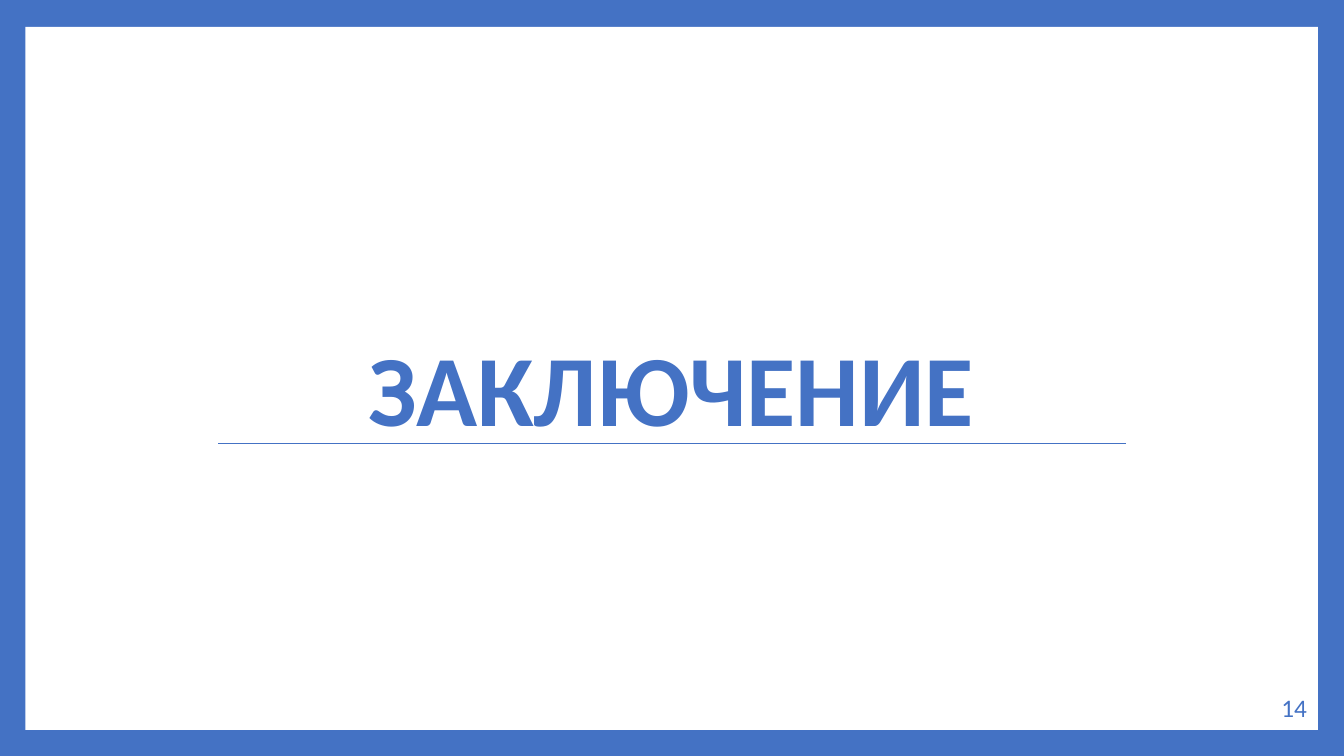
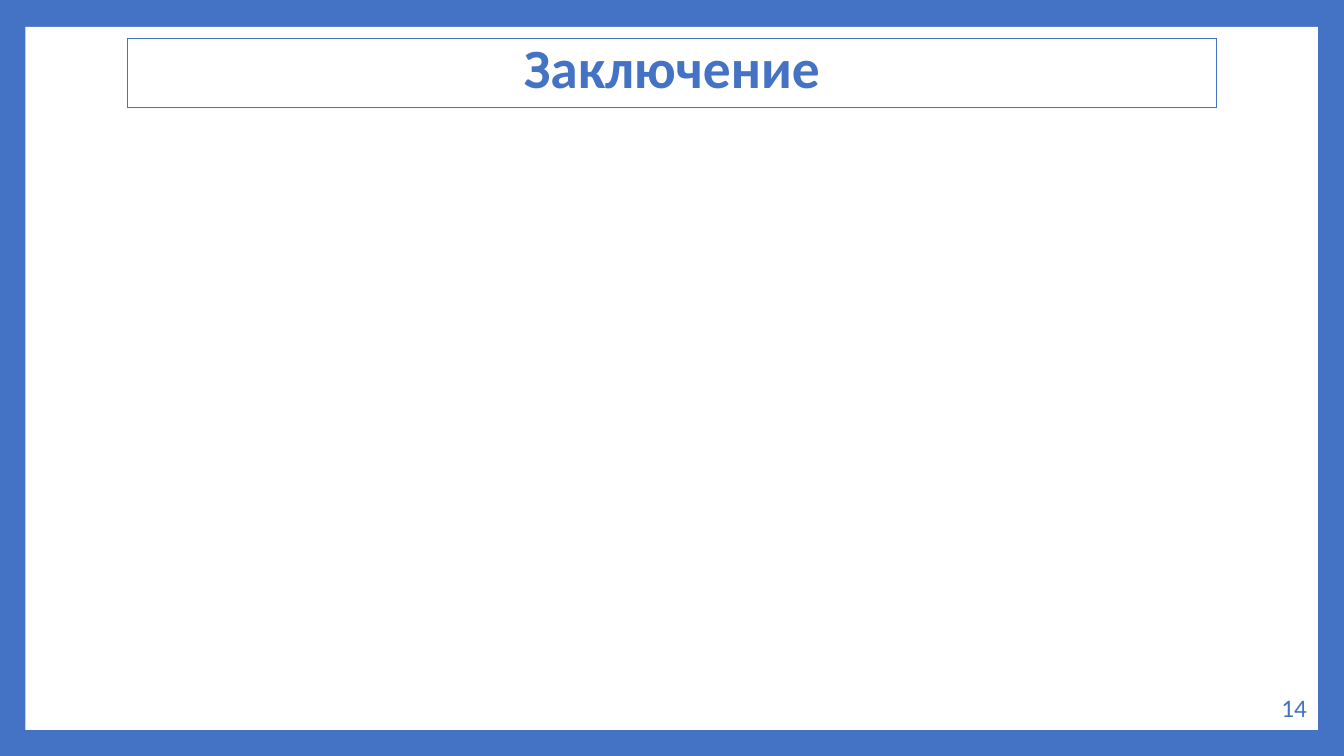
Before and after one commit to artem5438/my-first-repo2, a slide deck: slide 18 of docs/Пояснительные_материалы/Презентация_к_защите.pptx (slide 14 before the commit). Drawn at 1344x756 pixels with LibreOffice and Linux fonts; fonts in the diff are those of the drawing. Boxes give left, top, right and bottom in pixels: in the first picture for what was removed or moved away, otherwise in the second. Text is boxed around its words. In the diff, an @@ line names an element or a change of style, - is before the commit and + after.

```diff
--- a/docs/Пояснительные_материалы/Презентация_к_защите.pptx
+++ b/docs/Пояснительные_материалы/Презентация_к_защите.pptx
@@ rectangle "Заключение": place and size @@
-rectangle "Заключение" at [368, 360, 973, 444]
+rectangle "Заключение" at [128, 38, 1217, 108]
@@ rectangle "Заключение" at [128, 38, 1217, 108]: vertical alignment bottom to middle; outline none to #4472C4 0.75 pt @@
@@ text in rectangle at [524, 51, 820, 89]: text changed; size 72 to 39.6 pt @@
-ЗАКЛЮЧЕНИЕ
+Заключение
@@ line removed from (219, 444) to (1126, 444) @@
```
Also in this commit, not shown: 11 other slides changed, 6 slides added, 2 slides removed, 10 other files.
